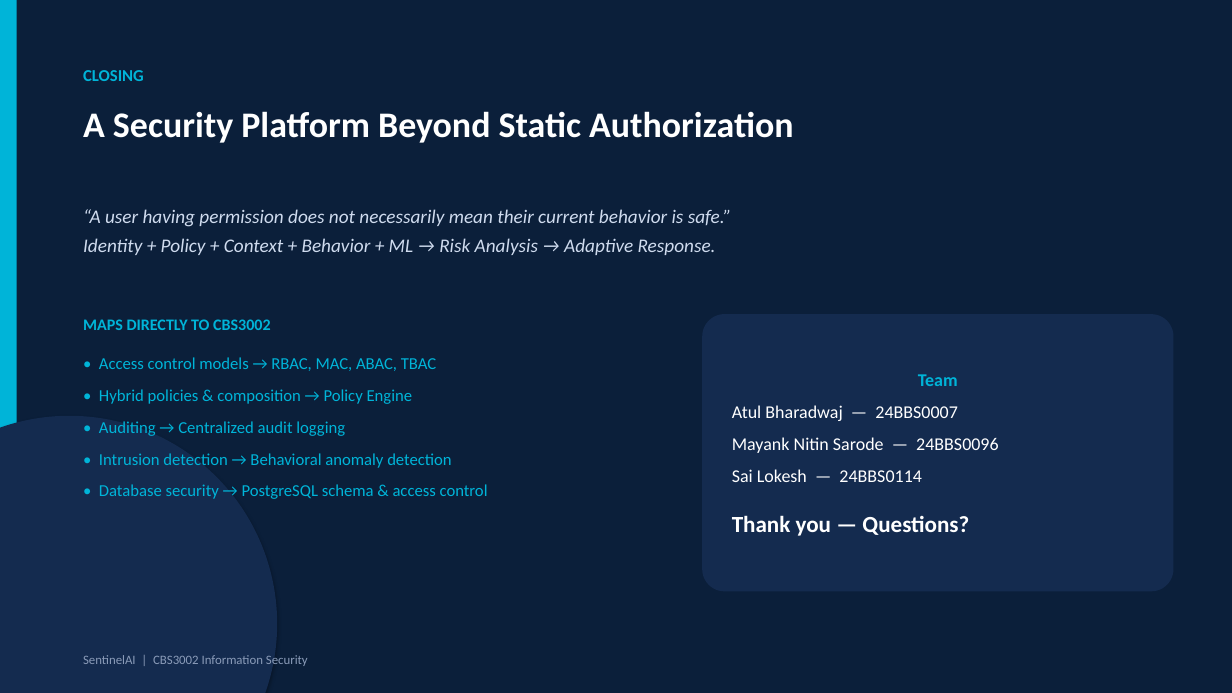
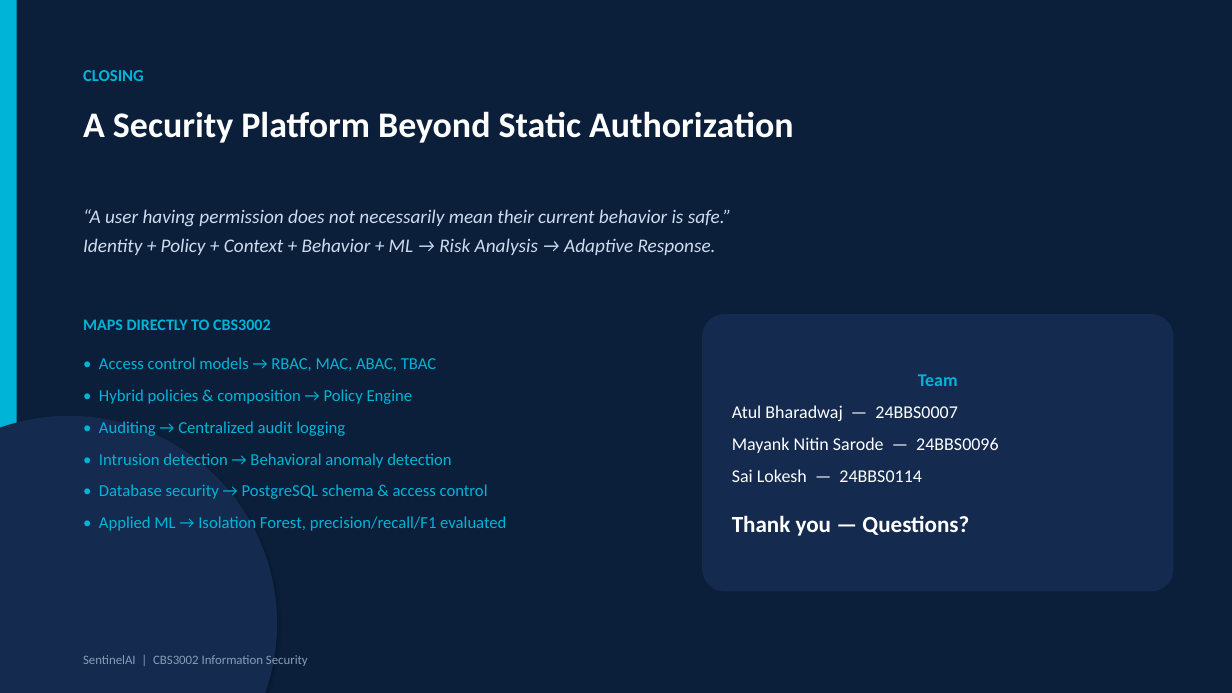
Before and after one commit to atul-23012006/Sentinel-AI, a slide deck: slide 16 of SentinelAI_Presentation.pptx. Drawn at 1232x693 pixels with LibreOffice and Linux fonts; fonts in the diff are those of the drawing. Boxes give left, top, right and bottom in pixels: in the first picture for what was removed or moved away, otherwise in the second. Text is boxed around its words. In the diff, an @@ line names an element or a change of style, - is before the commit and + after.

```diff
--- a/SentinelAI_Presentation.pptx
+++ b/SentinelAI_Presentation.pptx
@@ text at (x1=99, y1=516, x2=506, y2=531): paragraph added @@
+• Applied ML → Isolation Forest, precision/recall/F1 evaluated
```
Also in this commit, not shown: 10 other slides changed, 20 other files.
